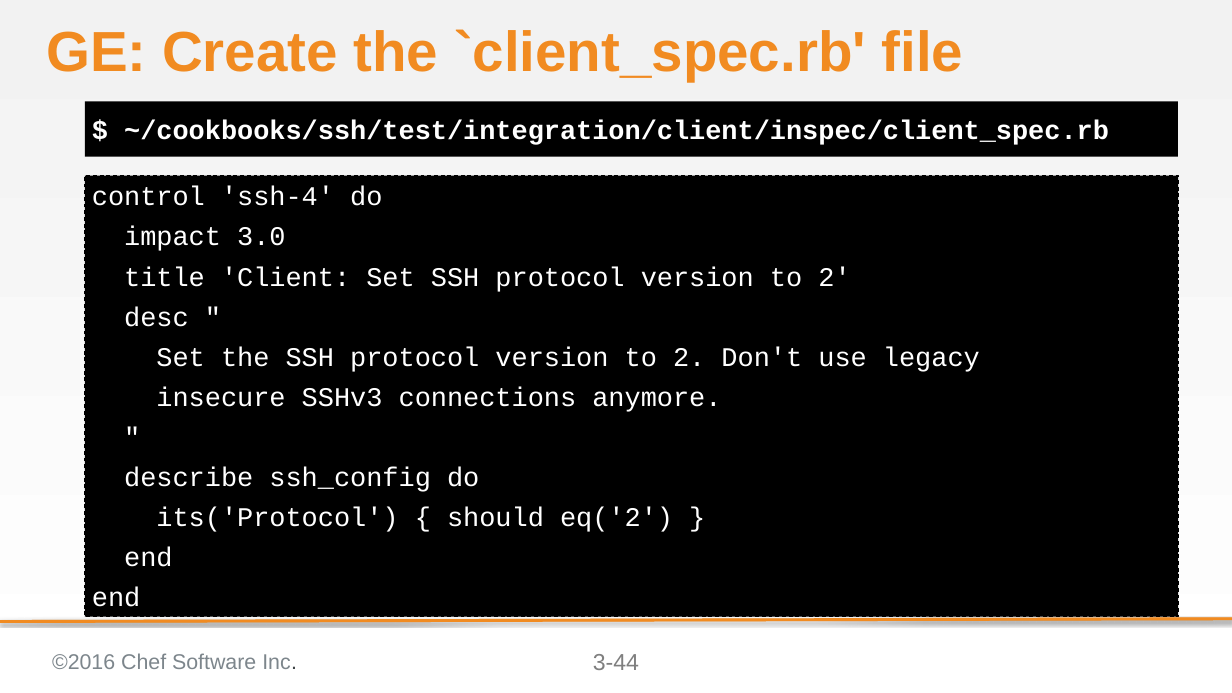
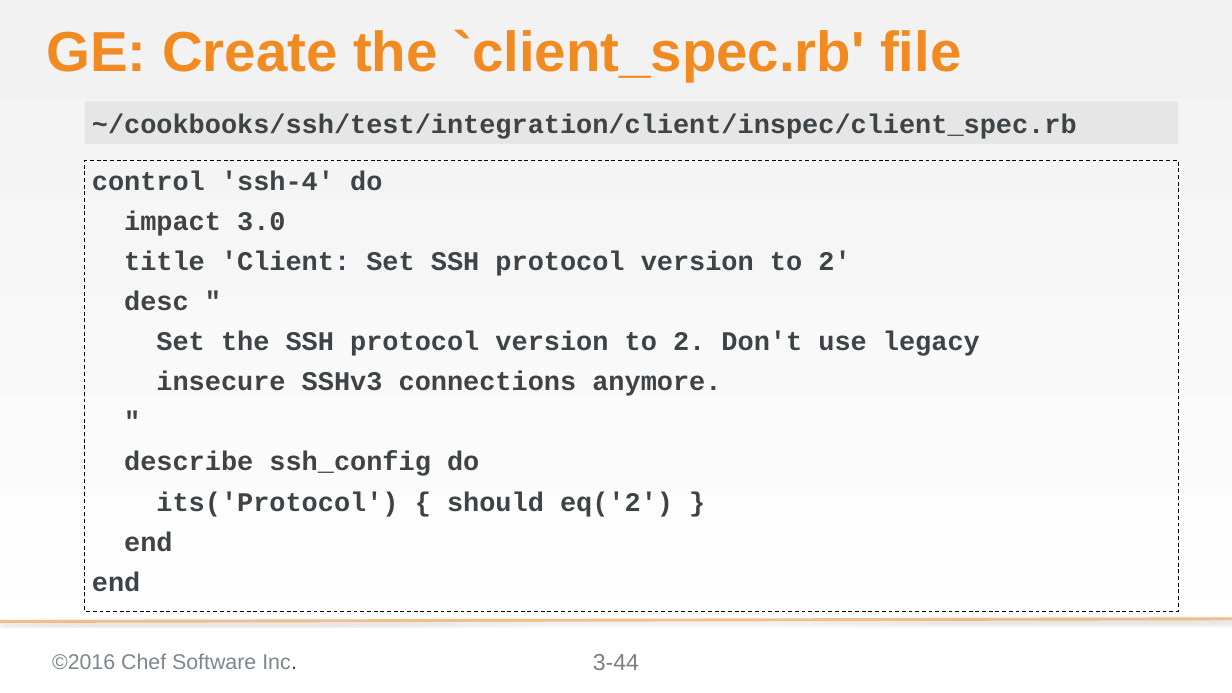
Before and after one commit to bchamby/chef-compliance-installation-configuration-operation, a slide deck: slide 44 of 03-initial-configuration-scans.pptx. Drawn at 1232x693 pixels with LibreOffice and Linux fonts; fonts in the diff are those of the drawing; background and template pictures are left out. Boxes give left, top, right and bottom in pixels: in the first picture for what was removed or moved away, otherwise in the second. Text is boxed around its words. In the diff, an @@ line names an element or a change of style, - is before the commit and + after.

```diff
--- a/03-initial-configuration-scans.pptx
+++ b/03-initial-configuration-scans.pptx
@@ text "~/cookbooks/ssh/test/integration/client/inspec/client_spec.r ...": place and size @@
-text "~/cookbooks/ssh/test/integration/client/inspec/client_spec.r ..." at [85,101,1178,157]
+text "~/cookbooks/ssh/test/integration/client/inspec/client_spec.r ..." at [85,101,1178,144]
@@ text "~/cookbooks/ssh/test/integration/client/inspec/client_spec.r ..." at [85,101,1178,144]: fill #000000 to #D9D9D9 at 50% opacity @@
@@ text at [92,115,1077,139]: text changed; text colour #FFFFFF to #3E4346 @@
-$ ~/cookbooks/ssh/test/integration/client/inspec/client_spec.rb
+~/cookbooks/ssh/test/integration/client/inspec/client_spec.rb
@@ text "control 'ssh-4' do": place and size @@
-text "control 'ssh-4' do" at [85,175,1178,617]
+text "control 'ssh-4' do" at [85,160,1178,611]
@@ text "control 'ssh-4' do" at [85,160,1178,611]: text colour #FFFFFF to #3E4346, bold on; fill #000000 to none @@
@@ line removed from (1232, 619) to (0, 622) @@
```
Also in this commit, not shown: 2 other slides changed, 1 other file.
